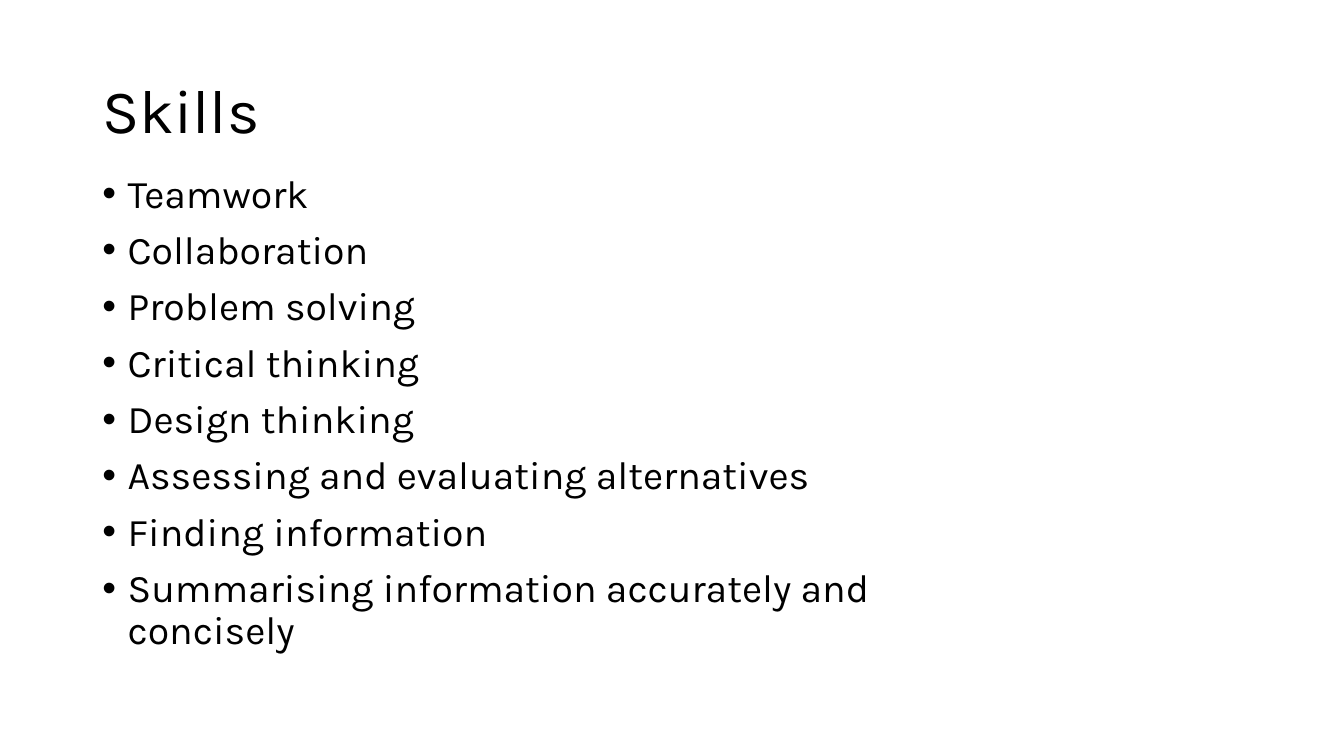
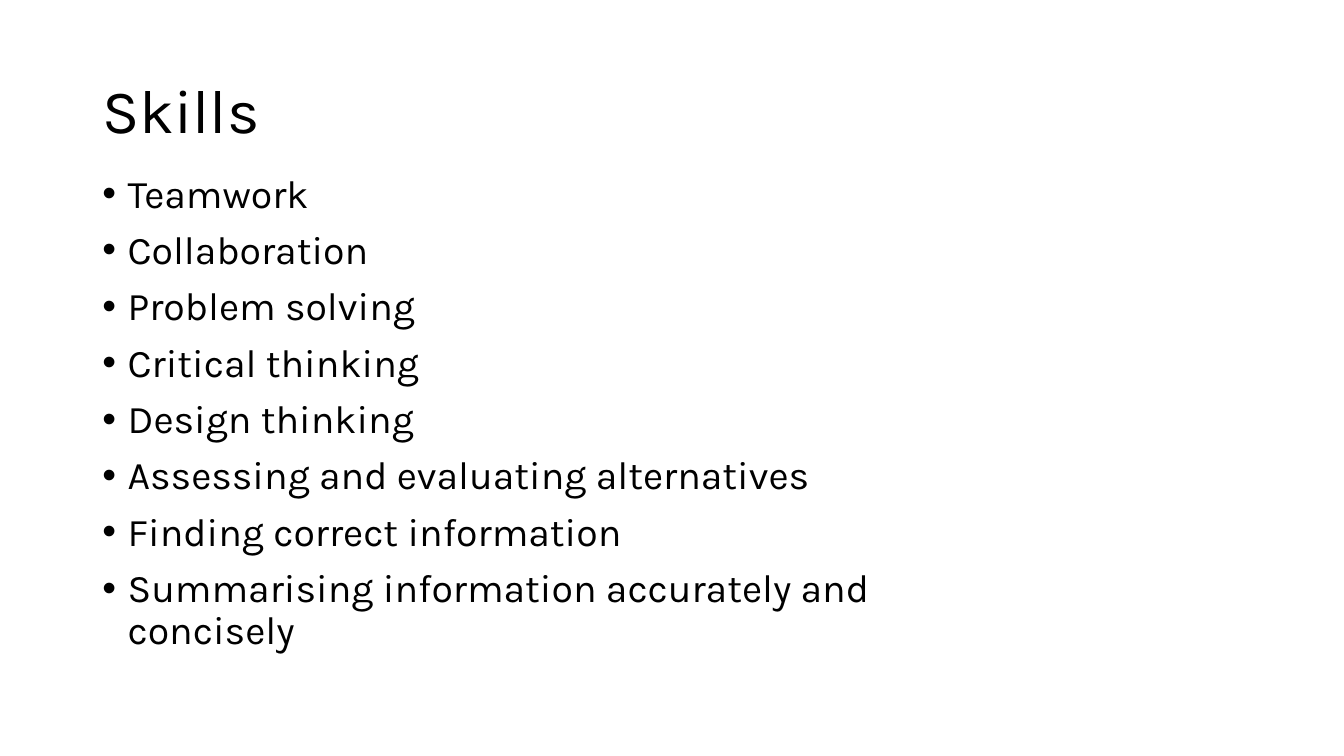
Before and after one commit to fishsizeproject/BigFishGame, a slide deck: slide 18 of resources/downloads/Lesson2_EcosystemRestoration.pptx. Drawn at 1344x756 pixels with LibreOffice and Linux fonts; fonts in the diff are those of the drawing. Boxes give left, top, right and bottom in pixels: in the first picture for what was removed or moved away, otherwise in the second. Text is boxed around its words. In the diff, an @@ line names an element or a change of style, - is before the commit and + after.

```diff
--- a/resources/downloads/Lesson2_EcosystemRestoration.pptx
+++ b/resources/downloads/Lesson2_EcosystemRestoration.pptx
@@ text at [128, 519, 622, 556]: text changed @@
-• Finding information
+• Finding correct information
```
Also in this commit, not shown: 2 other files.
